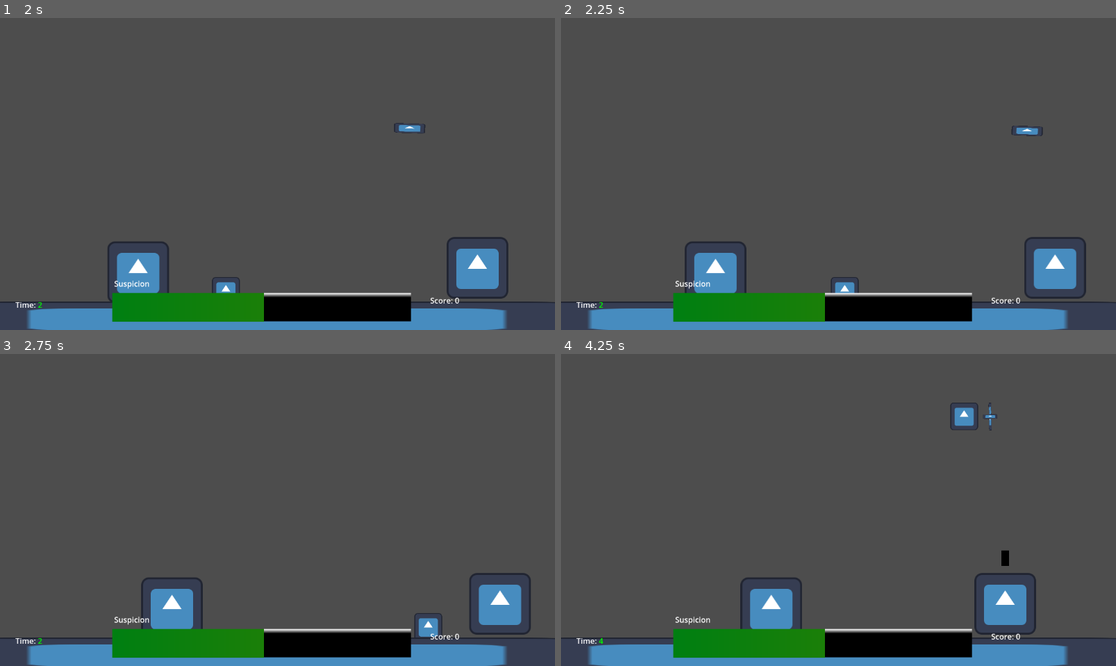
Above: before the commit, frames 1-4 (two rows, left to right).
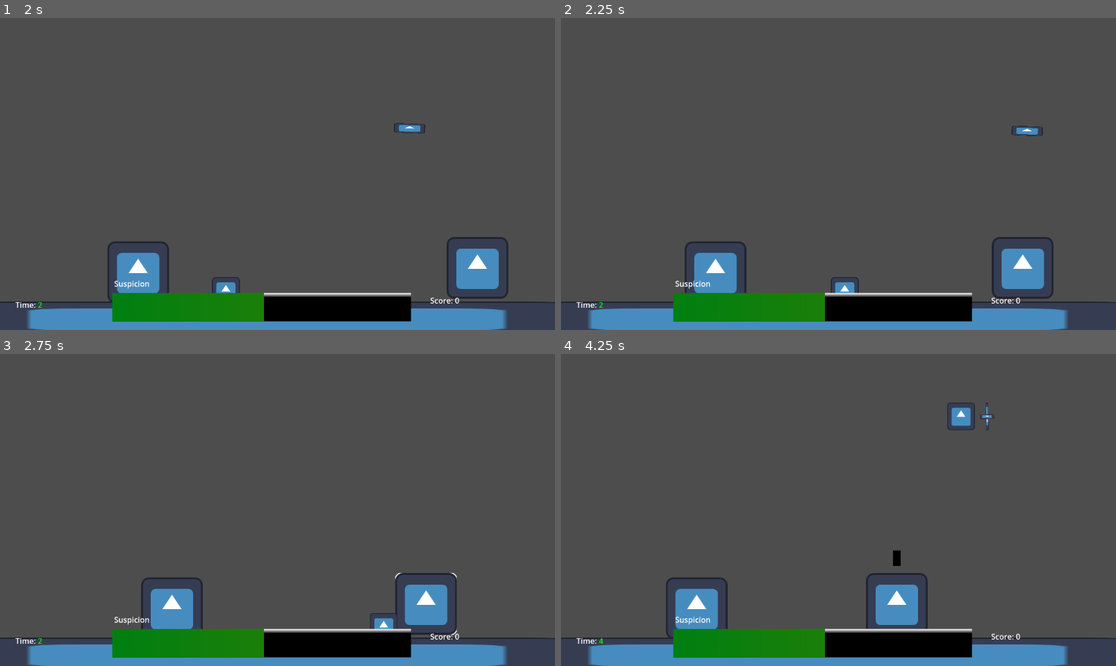
Above: after the commit, the same moments.

Repository: Jose-YP/Melon2023
Game: Godot game, scene res://Scenes/Main.tscn
Two runs of this game, one before a commit and one after it. Both use one fixed random seed, a clock stepped at 60 frames per second and the inputs below. The engine's default icon, where the game draws it, is replaced by a stand-in: a white triangle on a blue panel in a dark square.
Inputs (mouse positions are in pixels of both pictures, inside the frame that each line leads up to):
- Up to frame 1 (2 s): tap Enter at 0.5 s; move the mouse to (399, 158) at 0.52 s; press the mouse at (399, 158) at 0.53 s; hold D (Right) 0.53-1.28 s; move the mouse to (166, 189) at 1.27 s; release the mouse at (166, 189) at 1.28 s; hold S (Down) from 1.28 s (still down); click (166, 189) at 1.35 s
- Up to frame 2 (2.25 s): move the mouse to (894, 105) at 2.02 s; release S (Down) at 2.03 s; press the mouse at (894, 105) at 2.03 s; hold D (Right) from 2.03 s (still down)
- Up to frame 3 (2.75 s): keep holding D (Right)
- Up to frame 4 (4.25 s): move the mouse to (810, 572) at 2.77 s; release D (Right) at 2.78 s; release the mouse at (810, 572) at 2.78 s; hold W (Up) 2.78-3.53 s; click (810, 572) at 2.85 s; move the mouse to (1005, 556) at 3.52 s; press the mouse at (1005, 556) at 3.53 s; hold A (Left) from 3.53 s (still down)

Frame 1 is identical in both runs. In frame 2, 1.9% of the frame differs, in the area x 77-95%, y 70-90%; in frame 3, 2.7%; in frame 4, 5.2%, in the area x 18-86%, y 15-91%.

Commit message:
Melee fixes

Diff:
--- a/Code/Main.gd
+++ b/Code/Main.gd
@@ -14,6 +14,10 @@
 
 	for lover in get_tree().get_nodes_in_group("Lover"): #Will only have lovers
 		lover.connect("convinced",_on_test_lover_convinced)
+
+func _process(_delta):
+	if player.whispering:
+		player.position = player.meleeFocus.whisperArea.global_position
 
 #----------------------------------------------
 #GAME LOOP
--- a/Code/Player.gd
+++ b/Code/Player.gd
@@ -21,6 +21,7 @@
 var direction: Vector2
 var aim: Vector2
 var bowPosition: Vector2
+var whisperPos: Vector2
 var bowAllowed: bool = true
 var drawingBow: bool = false
 var meleeRange: bool = false
@@ -57,6 +58,7 @@
 			meleeMove()
 
 	else:
+
 		if Input.is_action_just_released("Action"):
 			whispering = false
 			meleeFocus.gettingWhispered = false
--- a/Code/character.gd
+++ b/Code/character.gd
@@ -52,7 +52,6 @@
 						atLeastOne = true
 
 				if not atLeastOne:
-					print("aaa")
 					idleTimers[randi_range(0,2)].start()
 
 			move.SEEK:
@@ -62,7 +61,6 @@
 
 	if moving:
 		if $WanderRays/Forward.is_colliding():
-			print("KILL")
 			currentTween.kill()
 			moving = false
 
@@ -72,16 +70,15 @@
 #----------------------------------------------
 func wander():
 	if $WanderRays/Forward.is_colliding():
-		print("Collide forward")
 		scale.x *= -1
 		facing *= -1
 		await movement(randi_range(200,300))
 	elif $WanderRays/Back.is_colliding():
-		print("Collide backward")
 		await movement(randi_range(200,300))
 	else:
-		if randi_range(0,1) != 1:
+		if randi_range(0,3) != 1: #1/4th chance of moving back
 			scale.x = scale.x * -1
+			facing *= -1
 		await movement(randi_range(200,300))
 
 func seek():
@@ -101,7 +98,6 @@
 	moveTween.connect("finished",on_movementTween_finished)
 
 	moveTween.tween_property($".","position",Vector2(finalPos,position.y),abs(distance)/tweenSpeed)
-
 
 #----------------------------------------------
 #OBSERVING AI
--- a/Scenes/character.tscn
+++ b/Scenes/character.tscn
@@ -51,13 +51,13 @@
 modulate = Color(0, 0, 0, 1)
 
 [node name="Back" type="RayCast2D" parent="WanderRays"]
-position = Vector2(-10, 0)
+position = Vector2(-40, 0)
 target_position = Vector2(-100, 0)
 collision_mask = 16
 collide_with_areas = true
 
 [node name="Forward" type="RayCast2D" parent="WanderRays"]
-position = Vector2(10, 0)
+position = Vector2(40, 0)
 target_position = Vector2(100, 0)
 collision_mask = 16
 collide_with_areas = true
